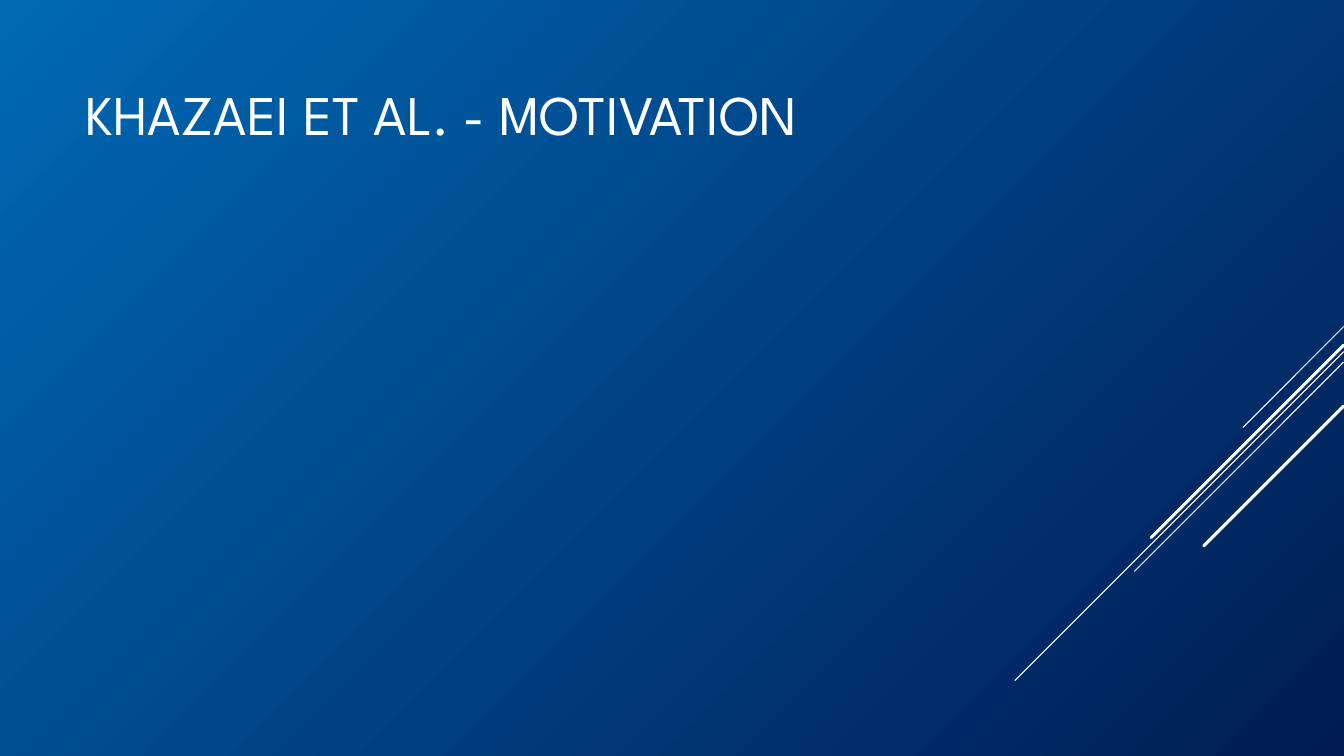
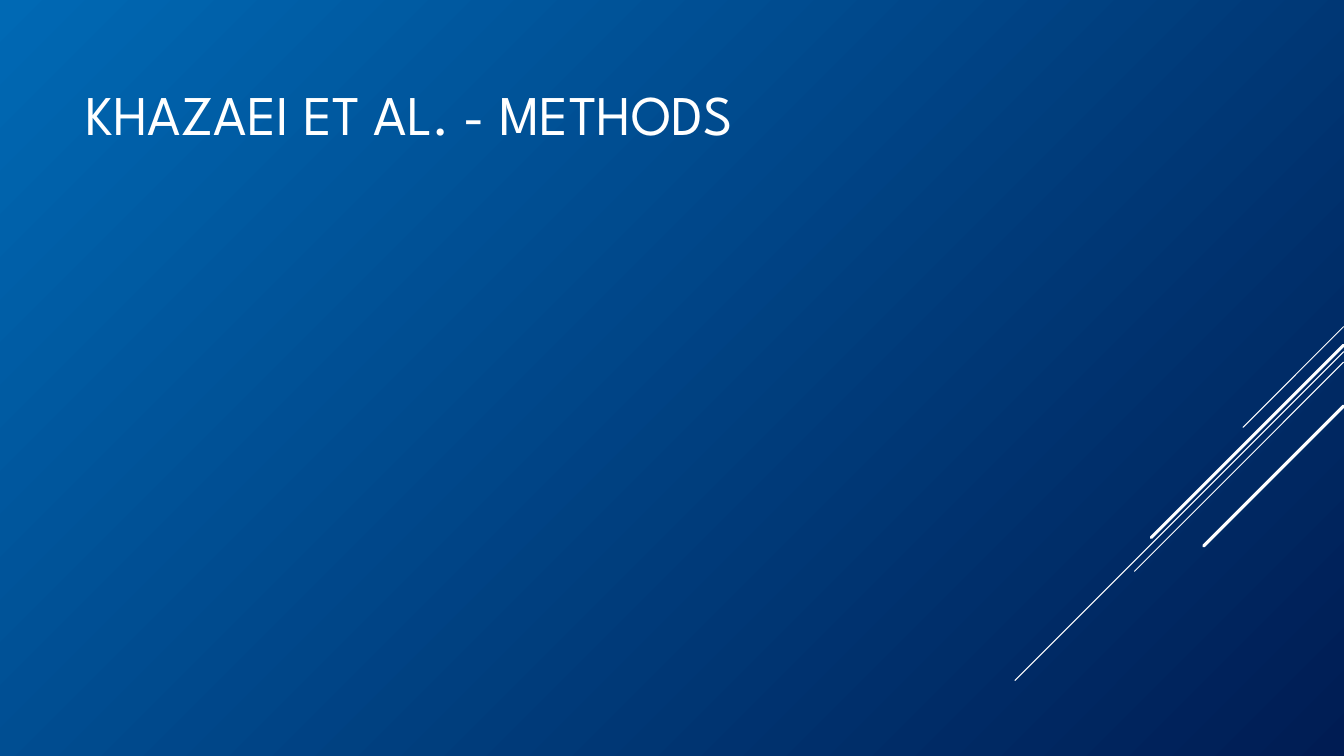
Before and after one commit to BenChurch/Winter2017, a slide deck: slide 28 of CISC848/BackgroundPentation/ChurchCISC848Background.pptx (slide 21 before the commit). Drawn at 1344x756 pixels with LibreOffice and Linux fonts; fonts in the diff are those of the drawing; grey boxes stand for pictures. Boxes give left, top, right and bottom in pixels: in the first picture for what was removed or moved away, otherwise in the second. Text is boxed around its words. In the diff, an @@ line names an element or a change of style, - is before the commit and + after.

```diff
--- a/CISC848/BackgroundPentation/ChurchCISC848Background.pptx
+++ b/CISC848/BackgroundPentation/ChurchCISC848Background.pptx
@@ title at <box>86,97,732,136</box>: text changed @@
-KHAZAEI ET AL. - MOTIVATION
+KHAZAEI ET AL. - METHODS
```
Also in this commit, not shown: 7 other slides changed, 6 slides added, 1 slide removed, 3 other files.
